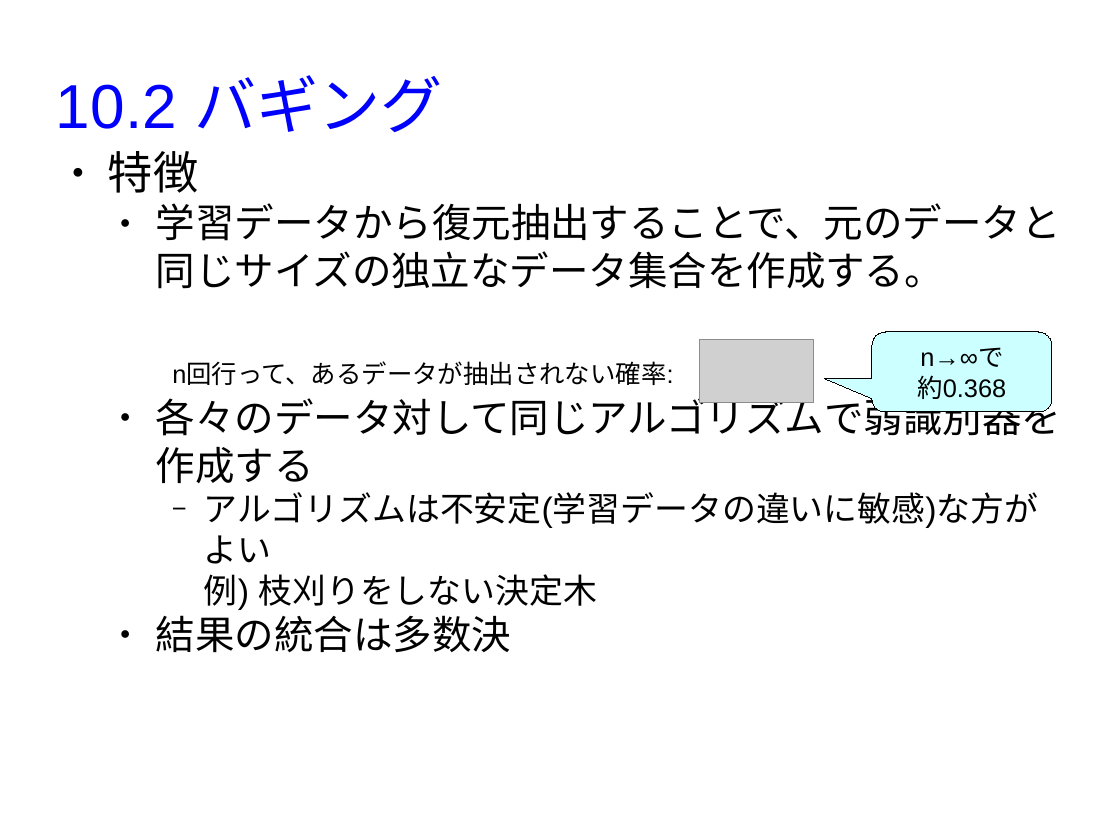
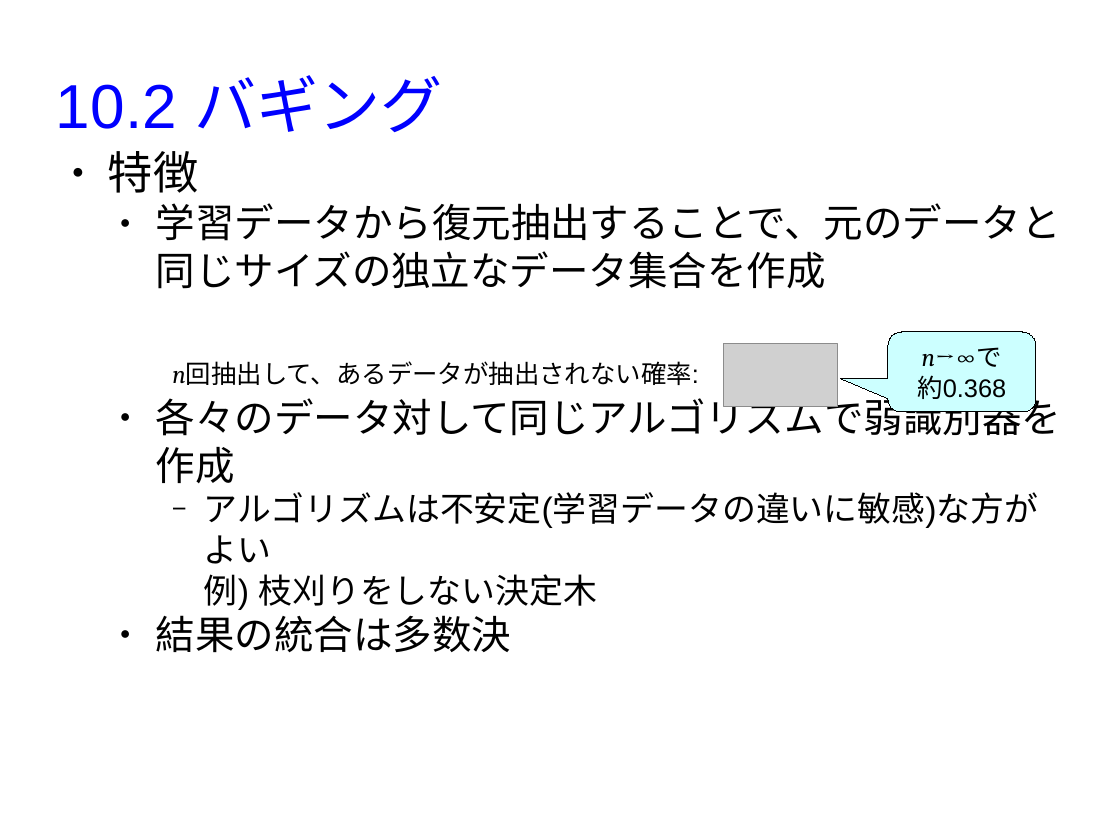
Before and after one commit to MasahiroAraki/MachineLearning, a slide deck: slide 6 of slides/chap10.odp. Drawn at 1120x840 pixels with LibreOffice and Linux fonts; fonts in the diff are those of the drawing; grey boxes stand for pictures. Boxes give left, top, right and bottom in pixels: in the first picture for what was removed or moved away, otherwise in the second. Text is boxed around its words. In the diff, an @@ line names an element or a change of style, - is before the commit and + after.

```diff
--- a/slides/chap10.odp
+++ b/slides/chap10.odp
@@ text at (156,203,1061,483): text changed @@
-  ● 学習データから復元抽出することで、元のデータと同じサイズの独立なデータ集合を作成する。
-  ● 各々のデータ対して同じアルゴリズムで弱識別器を作成する
+  ● 学習データから復元抽出することで、元のデータと同じサイズの独立なデータ集合を作成
+  ● 各々のデータ対して同じアルゴリズムで弱識別器を作成
@@ picture: place and size @@
-picture at (700,340,814,402)
+picture at (725,345,838,407)
@@ rounded speech box "n→∞で": place and size @@
-rounded speech box "n→∞で" at (872,332,1052,413)
+rounded speech box "n→∞で" at (888,332,1037,413)
@@ rounded speech box "n→∞で" at (888,332,1037,413): proportions changed @@
@@ text in rounded speech box at (922,347,1002,367): font Arial to Cambria, italic on in "n→∞で" @@
@@ text at (172,361,698,385): text changed @@
-n回行って、あるデータが抽出されない確率:
+n回抽出して、あるデータが抽出されない確率:
```
Also in this commit, not shown: 11 other slides changed, 3 other files.
